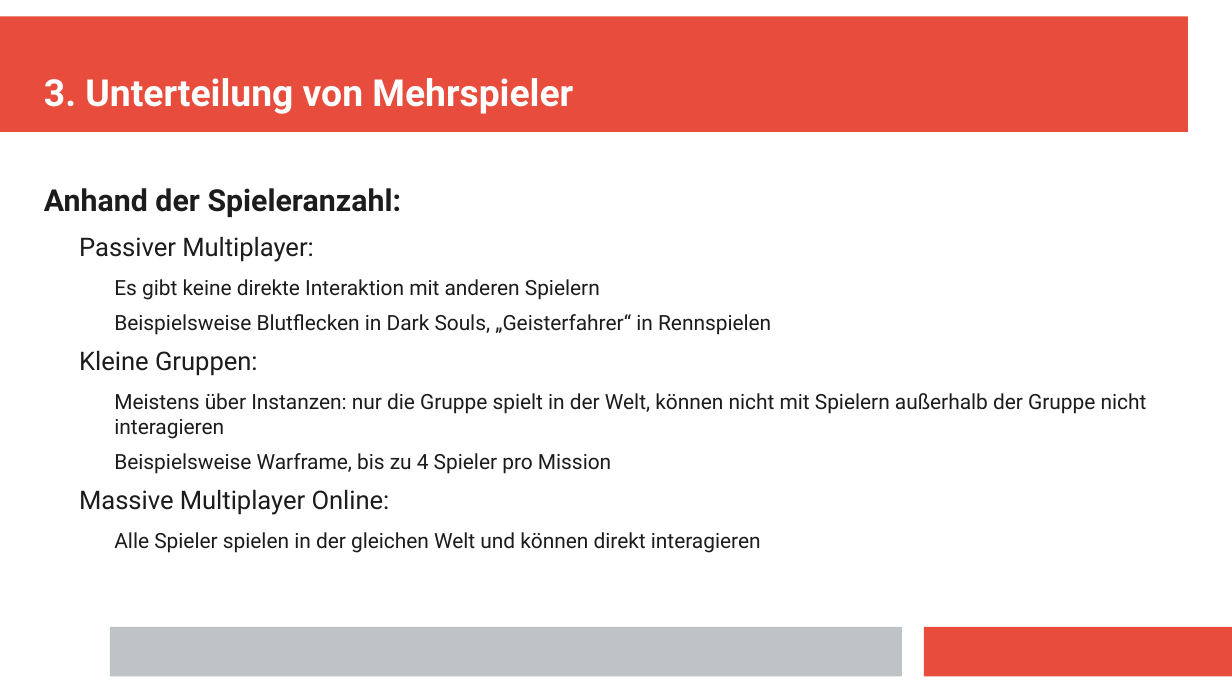
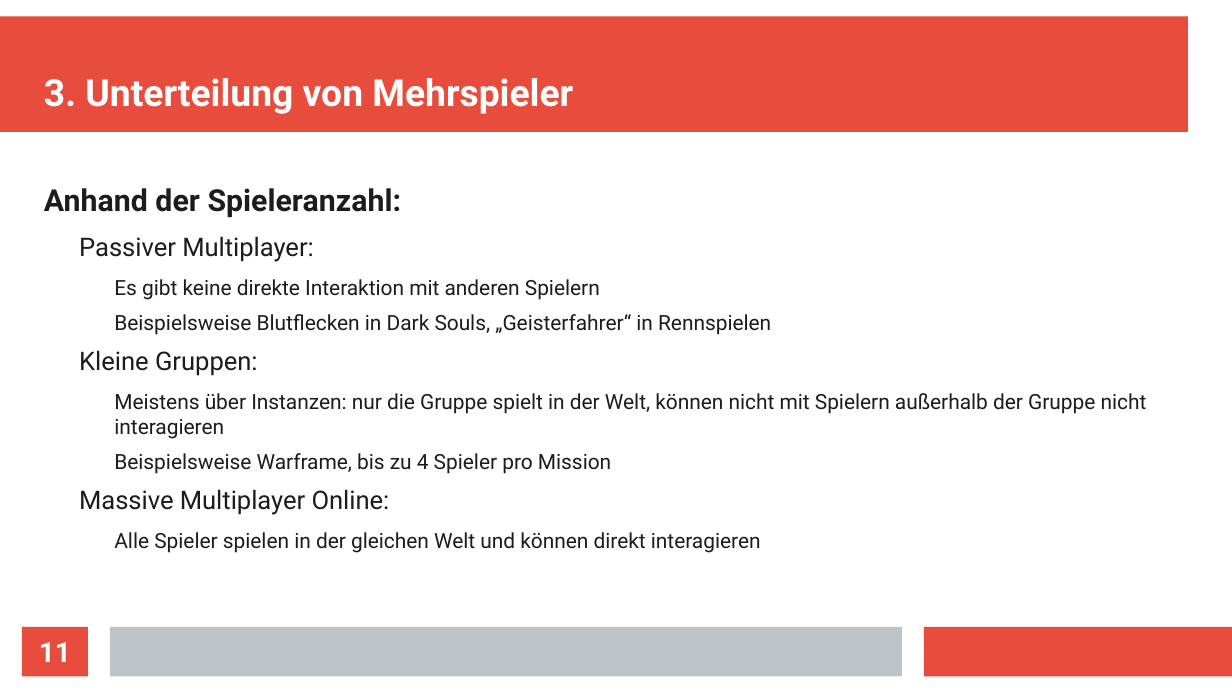
Before and after one commit to Aureumignis/UniStuff, a slide deck: slide 11 of WISE2020/HTiESD/HTiEDS_Praesentation.odp (slide 10 before the commit). Drawn at 1232x693 pixels with LibreOffice and Linux fonts; fonts in the diff are those of the drawing. Boxes give left, top, right and bottom in pixels: in the first picture for what was removed or moved away, otherwise in the second. Text is boxed around its words. In the diff, an @@ line names an element or a change of style, - is before the commit and + after.

```diff
--- a/WISE2020/HTiESD/HTiEDS_Praesentation.odp
+++ b/WISE2020/HTiESD/HTiEDS_Praesentation.odp
@@ page number added at [22,627,88,676], fill #E74C3C, 18 pt, text #FFFFFF, bold @@
+11
```
Also in this commit, not shown: 14 other slides changed, 2 slides added, 3 slides removed.
